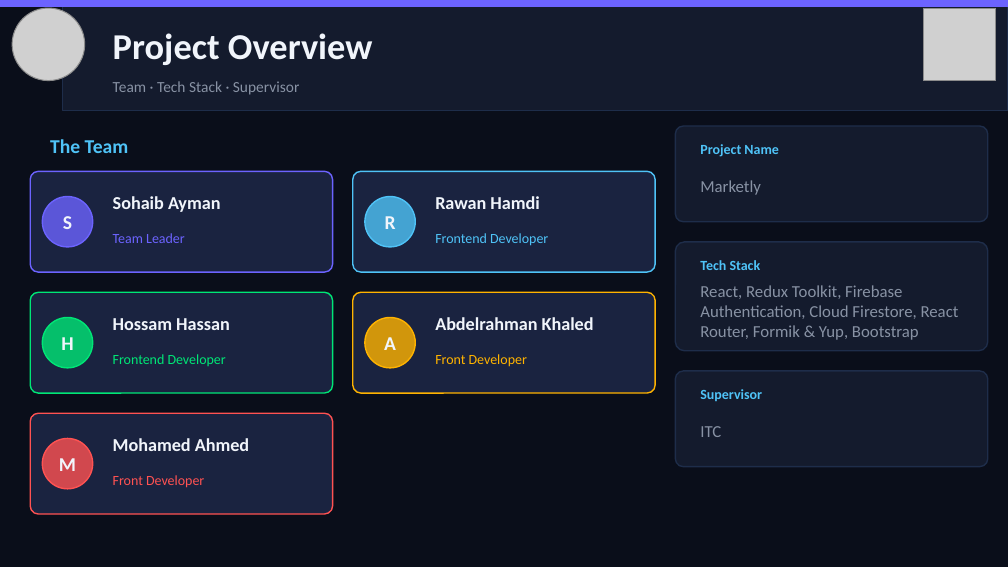
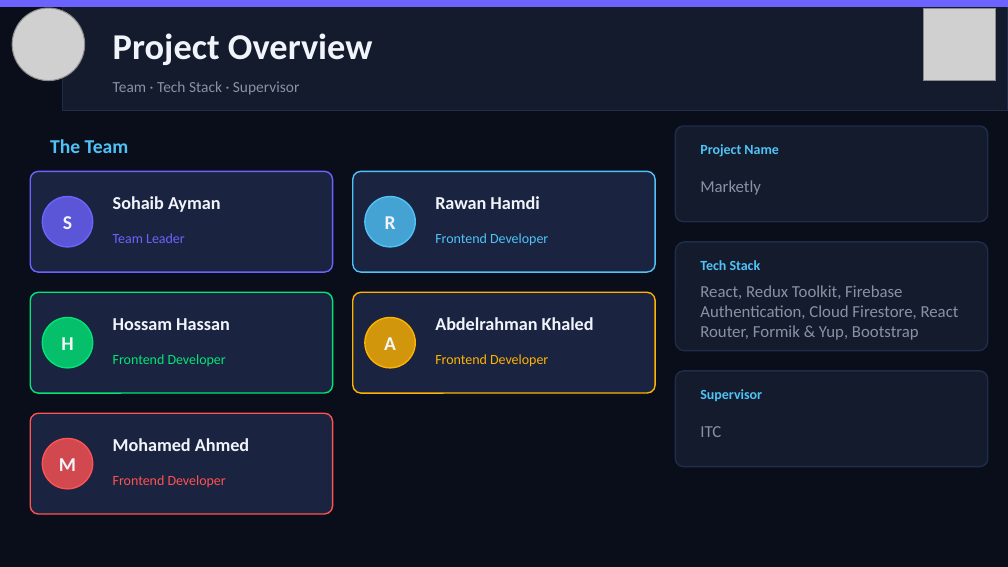
Before and after one commit to ItcProjects-R4/SHR4_SWD6_S1_PROJECT4, a slide deck: slide 3 of Graduation Project Documentation/Marketly Graduation Presentation.pptx. Drawn at 1008x567 pixels with LibreOffice and Linux fonts; fonts in the diff are those of the drawing; grey boxes stand for pictures. Boxes give left, top, right and bottom in pixels: in the first picture for what was removed or moved away, otherwise in the second. Text is boxed around its words. In the diff, an @@ line names an element or a change of style, - is before the commit and + after.

```diff
--- a/Graduation Project Documentation/Marketly Graduation Presentation.pptx
+++ b/Graduation Project Documentation/Marketly Graduation Presentation.pptx
@@ text at (435, 354, 548, 367): text changed @@
-Front Developer
+Frontend Developer
@@ text at (113, 475, 226, 487): text changed @@
-Front Developer
+Frontend Developer
```
